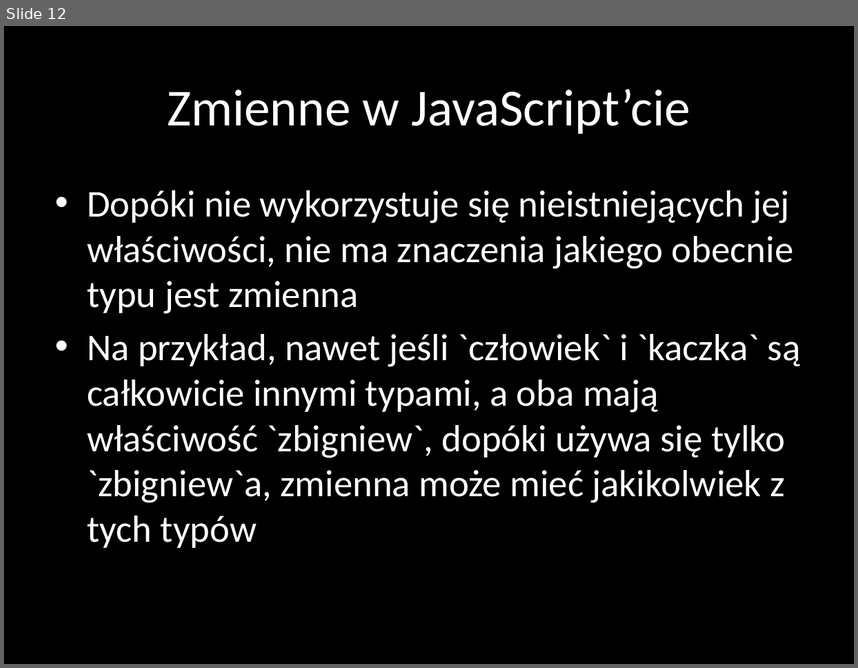
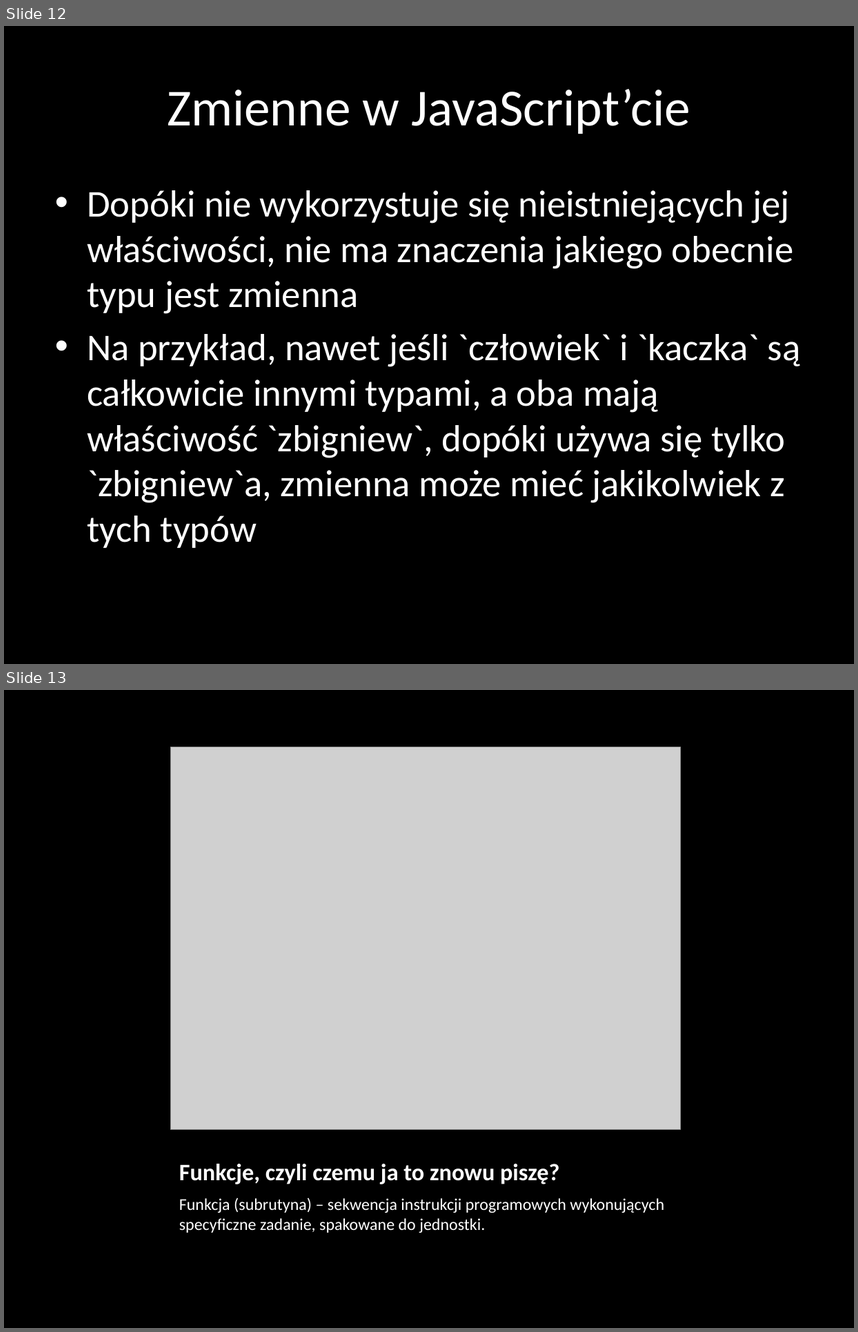
Before and after one commit to nabijaczleweli/UniwersytetDzieci-Google-2015-prezentacja, a slide deck: prezentacja/JavaScript.pptx. Shown one above the other, each under a label of ours: slide 12 before the commit, slides 12 and 13 after it. The pictures are 858x668 and 858x1332 pixels, drawn with LibreOffice and Linux fonts; fonts in the diff are those of the drawing; grey boxes stand for pictures. Boxes give left, top, right and bottom in pixels: in the first picture for what was removed or moved away, otherwise in the second. Text is boxed around its words. In the diff, an @@ line names an element or a change of style, - is before the commit and + after.

```diff
--- a/prezentacja/JavaScript.pptx
+++ b/prezentacja/JavaScript.pptx
@@ slide 13 added at [4, 690, 854, 1328], background #000000 @@
@@ picture added at [170, 747, 681, 1130] @@
@@ title added at [179, 1163, 559, 1184], 20 pt, text #FFFFFF, bold @@
+Funkcje, czyli czemu ja to znowu piszę?
@@ text added at [179, 1197, 664, 1232], 14 pt, text #FFFFFF @@
+Funkcja (subrutyna) – sekwencja instrukcji programowych wykonujących specyficzne zadanie, spakowane do jednostki.
```
Also in this commit, not shown: 2 other slides added, 3 other files.
